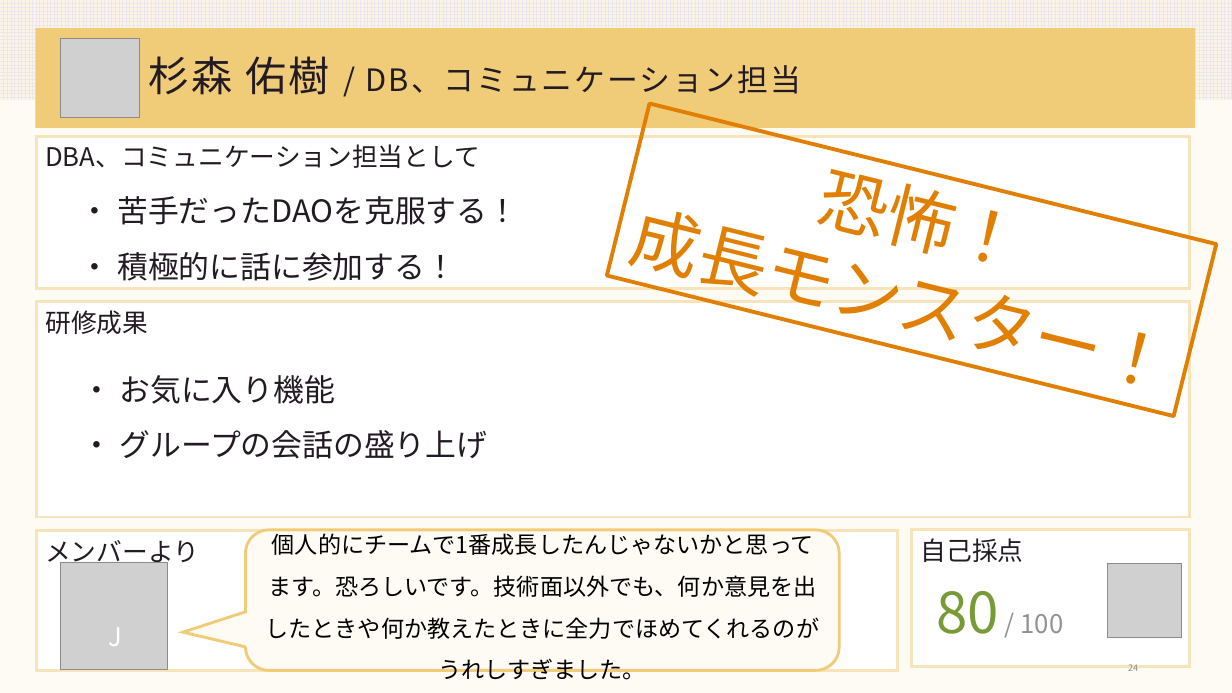
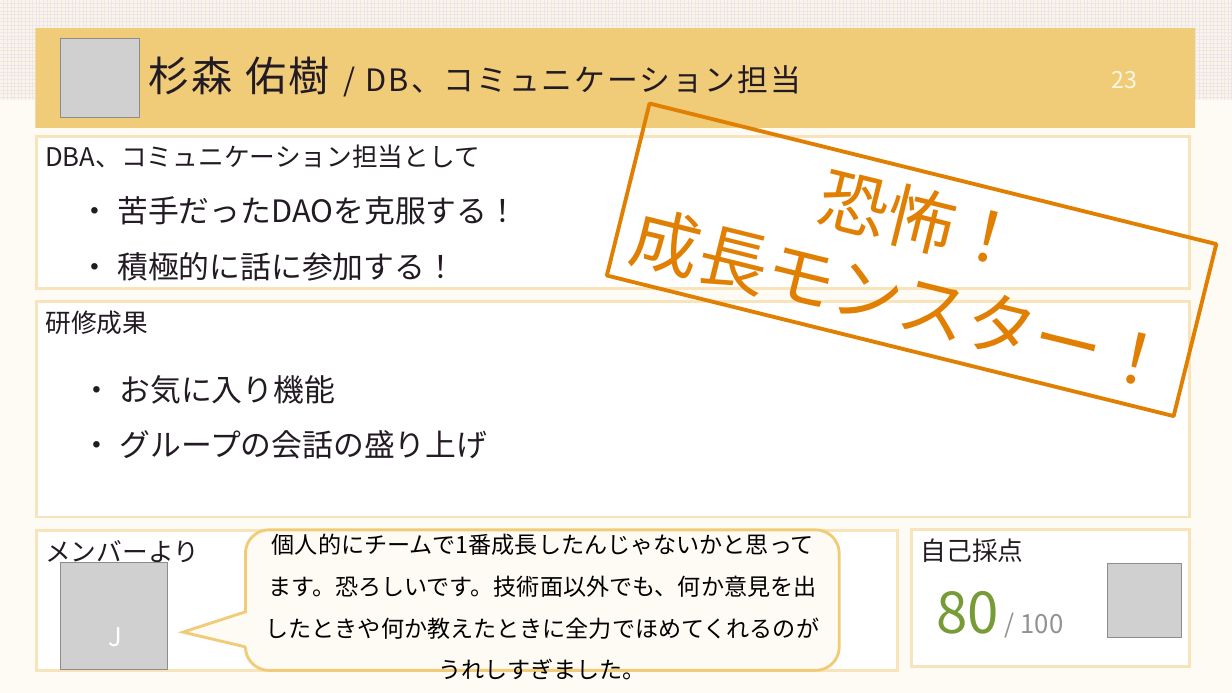
Before and after one commit to DOJO-2021/A-4, a slide deck: slide 23 of documents/worldMap発表資料改良.pptx (slide 24 before the commit). Drawn at 1232x693 pixels with LibreOffice and Linux fonts; fonts in the diff are those of the drawing; grey boxes stand for pictures. Boxes give left, top, right and bottom in pixels: in the first picture for what was removed or moved away, otherwise in the second. Text is boxed around its words. In the diff, an @@ line names an element or a change of style, - is before the commit and + after.

```diff
--- a/documents/worldMap発表資料改良.pptx
+++ b/documents/worldMap発表資料改良.pptx
@@ page number added at box(1112, 71, 1138, 88), 18 pt, text #FCF5E5 @@
+23
@@ page number removed at box(1128, 664, 1138, 671) @@
-24
```
Also in this commit, not shown: 29 other slides changed, 1 other file.
